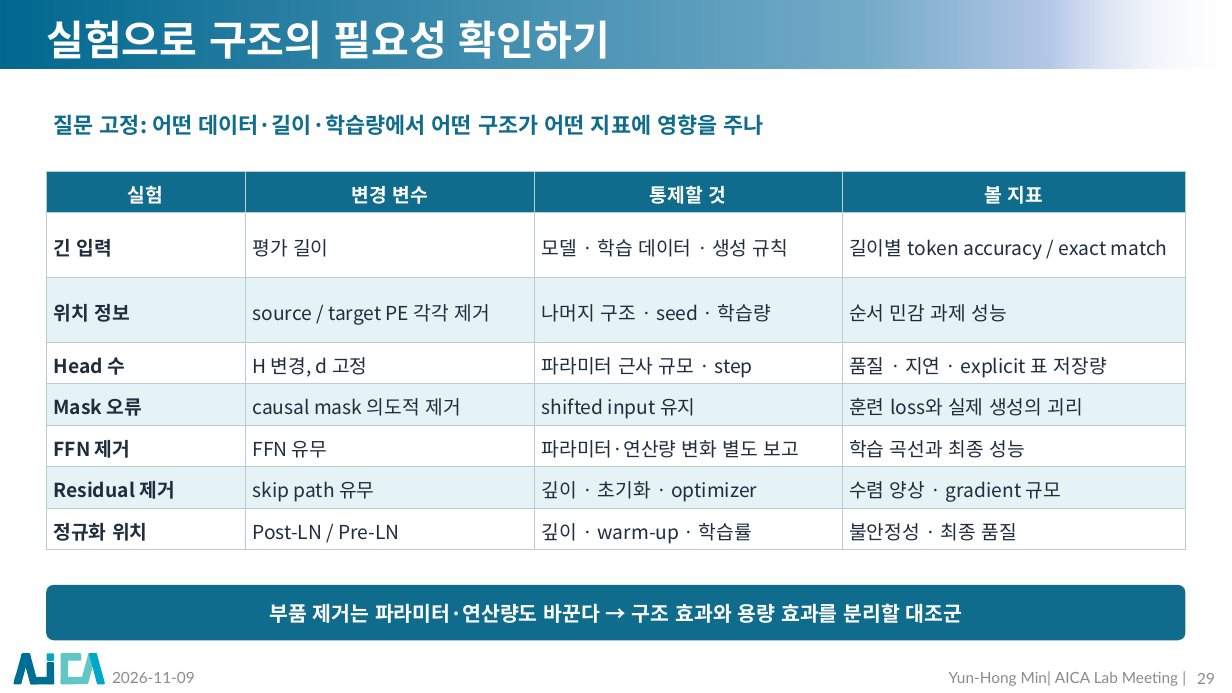
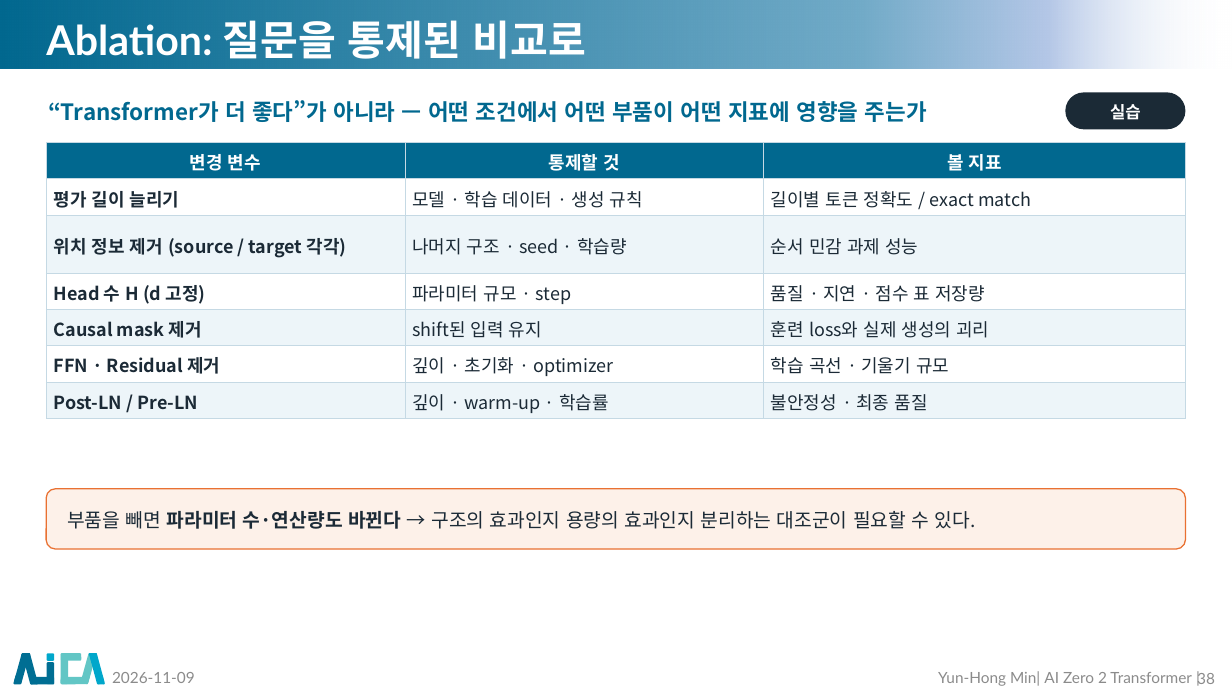
Before and after one commit to myunhh/AI-Zero-2-Transformers, a slide deck: slide 38 of lectures/week06_transformer_complete.pptx (slide 29 before the commit). Drawn at 1232x693 pixels with LibreOffice and Linux fonts; fonts in the diff are those of the drawing; background and template pictures are left out. Boxes give left, top, right and bottom in pixels: in the first picture for what was removed or moved away, otherwise in the second. Text is boxed around its words. In the diff, an @@ line names an element or a change of style, - is before the commit and + after.

```diff
--- a/lectures/week06_transformer_complete.pptx
+++ b/lectures/week06_transformer_complete.pptx
@@ title at (46, 20, 586, 59): text changed @@
-실험으로 구조의 필요성 확인하기
+Ablation: 질문을 통제된 비교로
@@ text at (48, 100, 927, 122): text changed; size 17 to 17.5 pt; text colour #0F6C8C to #01688F @@
-질문 고정: 어떤 데이터·길이·학습량에서 어떤 구조가 어떤 지표에 영향을 주나
+“Transformer가 더 좋다”가 아니라 — 어떤 조건에서 어떤 부품이 어떤 지표에 영향을 주는가
@@ rounded rectangle added at (1066, 92, 1186, 129), fill #1B2A36, 13 pt, text #FFFFFF, bold @@
+실습
@@ table at (46, 142, 1186, 419) @@
-실험 | 변경 변수 | 통제할 것 | 볼 지표
-긴 입력 | 평가 길이 | 모델 · 학습 데이터 · 생성 규칙 | 길이별 token accuracy / exact match
-위치 정보 | source / target PE 각각 제거 | 나머지 구조 · seed · 학습량 | 순서 민감 과제 성능
-Head 수 | H 변경, d 고정 | 파라미터 근사 규모 · step | 품질 · 지연 · explicit 표 저장량
-Mask 오류 | causal mask 의도적 제거 | shifted input 유지 | 훈련 loss와 실제 생성의 괴리
-FFN 제거 | FFN 유무 | 파라미터·연산량 변화 별도 보고 | 학습 곡선과 최종 성능
-Residual 제거 | skip path 유무 | 깊이 · 초기화 · optimizer | 수렴 양상 · gradient 규모
-정규화 위치 | Post-LN / Pre-LN | 깊이 · warm-up · 학습률 | 불안정성 · 최종 품질
+변경 변수 | 통제할 것 | 볼 지표
+평가 길이 늘리기 | 모델 · 학습 데이터 · 생성 규칙 | 길이별 토큰 정확도 / exact match
+위치 정보 제거 (source / target 각각) | 나머지 구조 · seed · 학습량 | 순서 민감 과제 성능
+Head 수 H (d 고정) | 파라미터 규모 · step | 품질 · 지연 · 점수 표 저장량
+Causal mask 제거 | shift된 입력 유지 | 훈련 loss와 실제 생성의 괴리
+FFN · Residual 제거 | 깊이 · 초기화 · optimizer | 학습 곡선 · 기울기 규모
+Post-LN / Pre-LN | 깊이 · warm-up · 학습률 | 불안정성 · 최종 품질
@@ table: place and size @@
-table at (46, 171, 1186, 550)
+table at (46, 142, 1186, 419)
@@ rounded rectangle "부품을 빼면 파라미터 수·연산량도 바뀐다 ...": place and size @@
-rounded rectangle "부품을 빼면 파라미터 수·연산량도 바뀐다 ..." at (46, 585, 1186, 640)
+rounded rectangle "부품을 빼면 파라미터 수·연산량도 바뀐다 ..." at (46, 489, 1186, 549)
@@ rounded rectangle "부품을 빼면 파라미터 수·연산량도 바뀐다 ..." at (46, 489, 1186, 549): fill #0F6C8C to #FDF1E9; outline none to #E97132 1 pt; proportions changed @@
@@ text in rounded rectangle at (67, 511, 976, 529): text changed; size 16 to 15 pt; text colour #FFFFFF to #1B2A36; bold off @@
-부품 제거는 파라미터·연산량도 바꾼다 → 구조 효과와 용량 효과를 분리할 대조군
+부품을 빼면 파라미터 수·연산량도 바뀐다 → 구조의 효과인지 용량의 효과인지 분리하는 대조군이 필요할 수 있다.
@@ text at (938, 671, 1192, 686): text changed @@
-Yun-Hong Min| AICA Lab Meeting |
+Yun-Hong Min| AI Zero 2 Transformer |
@@ page number at (1197, 671, 1215, 686): text changed @@
-29
+38
```
Also in this commit, not shown: 17 other slides changed, 34 slides added, 25 slides removed, 21 other files.
